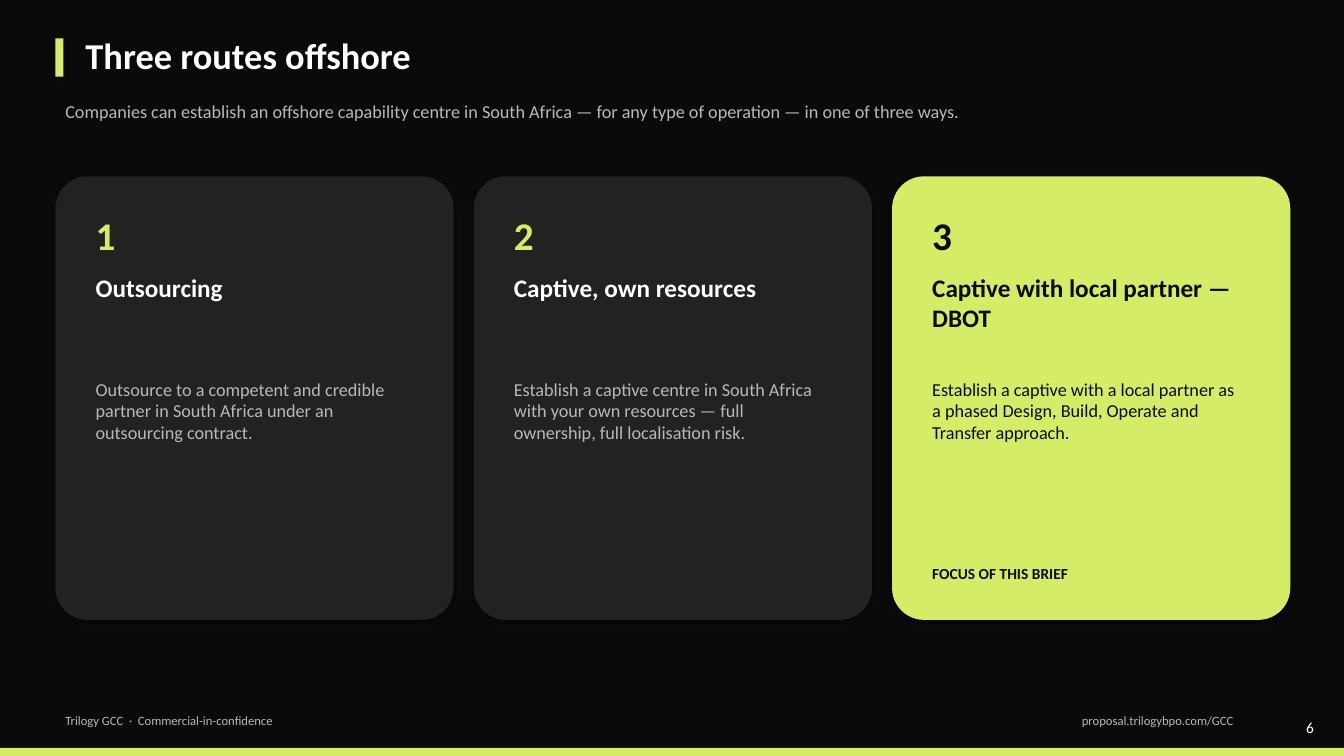
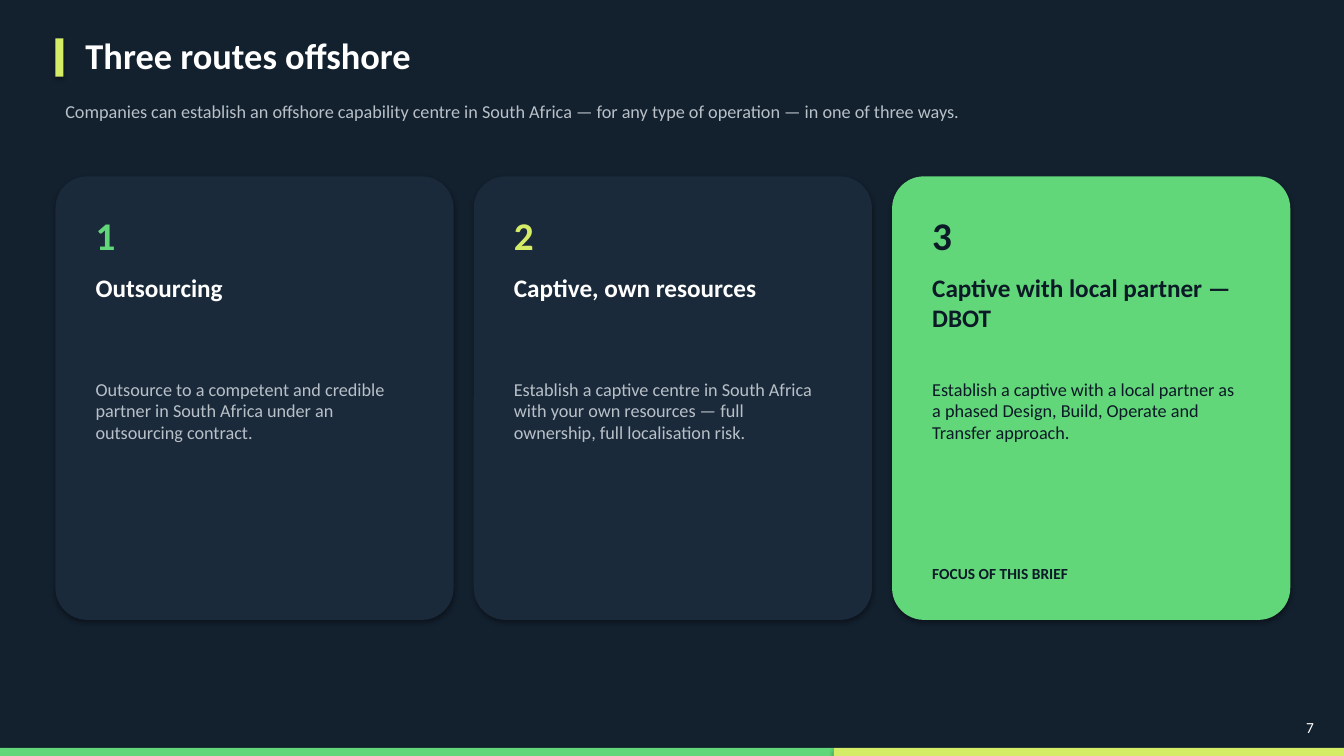
Before and after one commit to thegreatcornolio/Trilogy-RFP, a slide deck: slide 7 of GCC/Trilogy-GCC-Overview.pptx (slide 6 before the commit). Drawn at 1344x756 pixels with LibreOffice and Linux fonts; fonts in the diff are those of the drawing. Boxes give left, top, right and bottom in pixels: in the first picture for what was removed or moved away, otherwise in the second. Text is boxed around its words. In the diff, an @@ line names an element or a change of style, - is before the commit and + after.

```diff
--- a/GCC/Trilogy-GCC-Overview.pptx
+++ b/GCC/Trilogy-GCC-Overview.pptx
@@ rectangle at (0, 0, 1344, 756): fill #0A0A0A to #13202E @@
@@ rounded rectangle at (55, 176, 454, 620): fill #222220 to #1B2A3A @@
@@ rounded rectangle at (474, 176, 872, 620): fill #222220 to #1B2A3A @@
@@ rounded rectangle at (892, 176, 1291, 620): fill #D5EC67 to #61D779 @@
@@ text "1" at (96, 224, 116, 250): text colour #D5EC67 to #61D779 @@
@@ text colour #B8B8B4 to #B8C0C8 in 3 elements at (65, 105, 959, 121), (96, 383, 384, 442), (514, 383, 812, 442) @@
@@ text colour #0A0A0A to #0C1926 in 4 elements at (932, 224, 952, 251), (932, 279, 1202, 327), (932, 383, 1234, 442), (932, 569, 1068, 579) @@
@@ text removed at (65, 716, 273, 727) @@
-Trilogy GCC · Commercial-in-confidence
@@ text removed at (1082, 716, 1233, 727) @@
-proposal.trilogybpo.com/GCC
@@ rectangle added at (0, 748, 834, 756), fill #61D779 @@
@@ rectangle: place and size @@
-rectangle at (0, 748, 1344, 756)
+rectangle at (834, 748, 1344, 756)
@@ text at (1306, 723, 1314, 733): text changed @@
-6
+7
```
Also in this commit, not shown: 15 other slides changed, 1 slide added, 9 other files.
